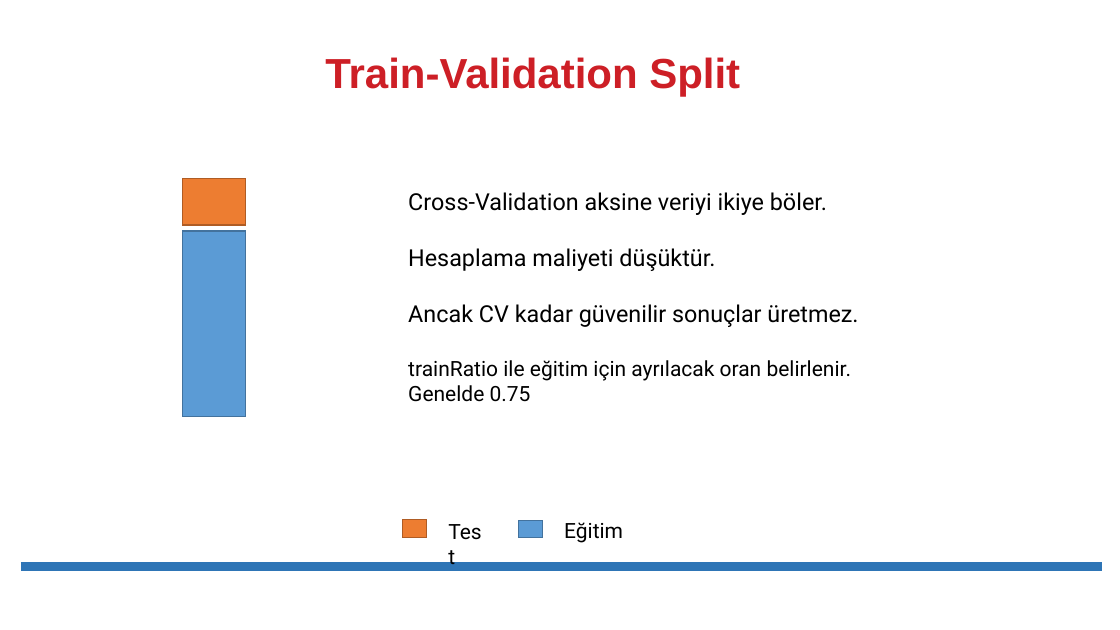
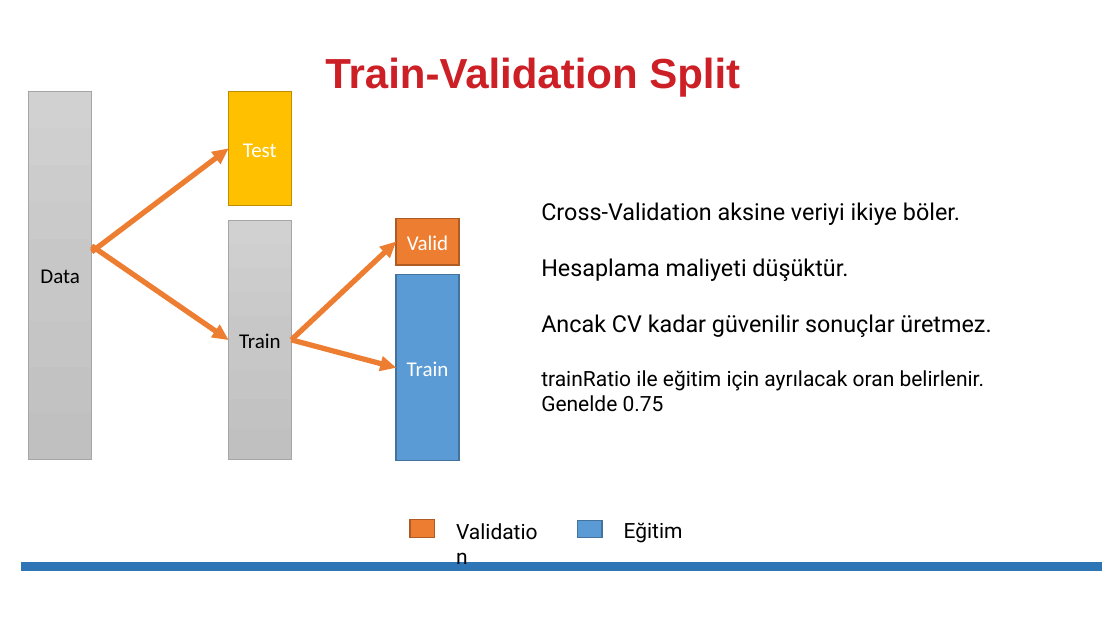
Before and after one commit to erkansirin78/preprocessing-analysis-ml-dl-big-data, a slide deck: slide 12 of presentations/05_Model_Tuning_Hiperparametreleri_Ayarlama.pptx (slide 11 before the commit). Drawn at 1120x630 pixels with LibreOffice and Linux fonts; fonts in the diff are those of the drawing. Boxes give left, top, right and bottom in pixels: in the first picture for what was removed or moved away, otherwise in the second. Text is boxed around its words. In the diff, an @@ line names an element or a change of style, - is before the commit and + after.

```diff
--- a/presentations/05_Model_Tuning_Hiperparametreleri_Ayarlama.pptx
+++ b/presentations/05_Model_Tuning_Hiperparametreleri_Ayarlama.pptx
@@ rectangle added at box(29, 92, 92, 459), fill gradient #D2D2D2 to #C8C8C8 to #C0C0C0, outline #A5A5A5 0.5 pt, 18 pt, text #000000 @@
+Data
@@ rectangle "Test": place and size @@
-rectangle "Test" at box(440, 514, 496, 548)
+rectangle "Test" at box(229, 92, 292, 205)
@@ rectangle "Test" at box(229, 92, 292, 205): font Roboto to Calibri, text colour #000000 to #FFFFFF; alignment left to centre; vertical alignment top to middle; fill none to #FFC000; outline none to #BD8E00 1 pt @@
@@ arrow added from (92, 252) to (229, 149), #ED7D31 4.5 pt @@
@@ rectangle removed at box(183, 178, 246, 225) @@
@@ text "Cross-Validation aksine veriyi ikiye böler.": place and size @@
-text "Cross-Validation aksine veriyi ikiye böler." at box(408, 192, 858, 402)
+text "Cross-Validation aksine veriyi ikiye böler." at box(541, 202, 991, 412)
@@ rectangle removed at box(183, 231, 246, 417) @@
@@ rectangle added at box(229, 221, 292, 460), fill gradient #D2D2D2 to #C8C8C8 to #C0C0C0, outline #A5A5A5 0.5 pt, 18 pt, text #000000 @@
+Train
@@ rectangle added at box(396, 218, 459, 266), fill #ED7D31, outline #AF5C24 1 pt, 18 pt, text #FFFFFF @@
+Valid
@@ arrow added from (92, 246) to (229, 340), #ED7D31 4.5 pt @@
@@ arrow added from (292, 340) to (396, 242), #ED7D31 4.5 pt @@
@@ rectangle added at box(396, 275, 459, 460), fill #5B9BD5, outline #43739E 1 pt, 18 pt, text #FFFFFF @@
+Train
@@ arrow added from (292, 340) to (396, 368), #ED7D31 4.5 pt @@
@@ rectangle: place and size @@
-rectangle at box(402, 519, 427, 538)
+rectangle at box(410, 519, 434, 538)
@@ text added at box(448, 514, 556, 548), 18 pt, text #000000 @@
+Validation
@@ rectangle: place and size @@
-rectangle at box(518, 520, 543, 537)
+rectangle at box(578, 520, 602, 537)
@@ text "Eğitim": place and size @@
-text "Eğitim" at box(564, 522, 623, 543)
+text "Eğitim" at box(624, 522, 683, 543)
```
Also in this commit, not shown: 1 other slide changed, 1 slide added, 9 other files.
